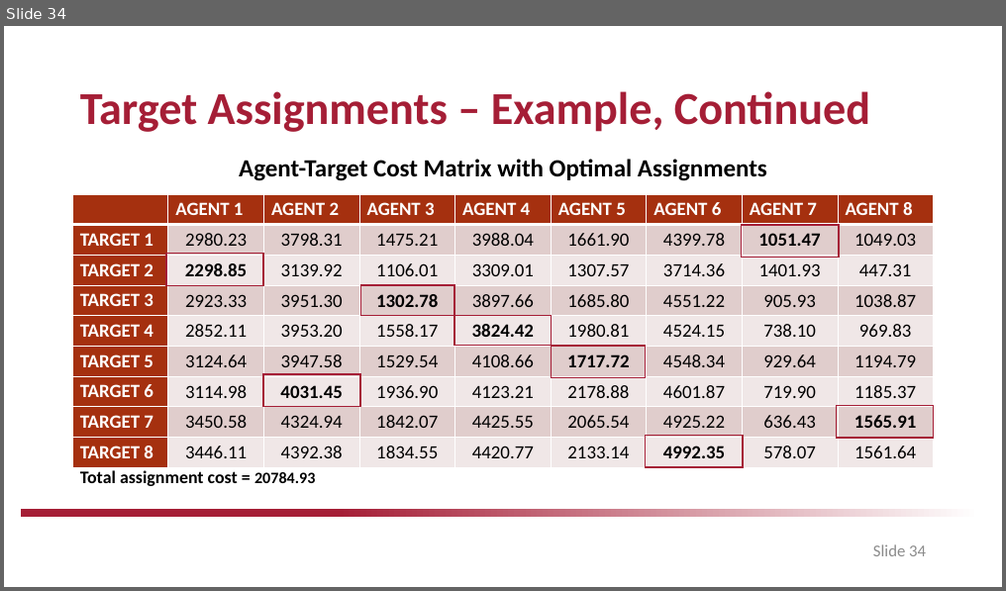
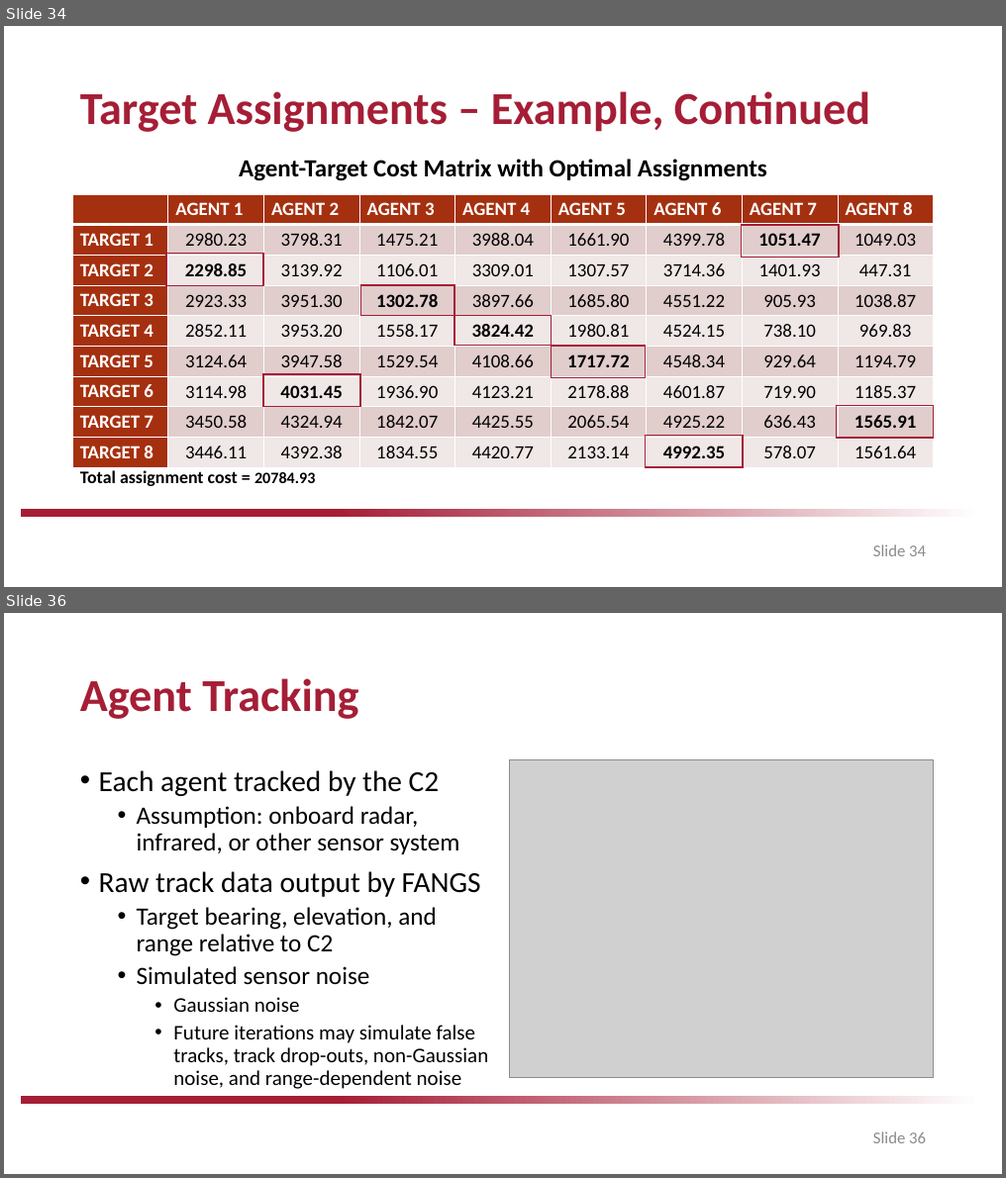
Before and after one commit to drjdlarson/angst, a slide deck: saved_simulations/CE/Springer_Culminating_Experience_Project.pptx. Shown one above the other, each under a label of ours: slide 34 before the commit, slides 34 and 36 after it; the slides between them are not shown. The pictures are 1006x591 and 1006x1178 pixels, drawn with LibreOffice and Linux fonts; fonts in the diff are those of the drawing; grey boxes stand for pictures; background and template pictures are left out. Boxes give left, top, right and bottom in pixels: in the first picture for what was removed or moved away, otherwise in the second. Text is boxed around its words. In the diff, an @@ line names an element or a change of style, - is before the commit and + after.

```diff
--- a/saved_simulations/CE/Springer_Culminating_Experience_Project.pptx
+++ b/saved_simulations/CE/Springer_Culminating_Experience_Project.pptx
@@ slide 36 added at bbox=[4, 613, 1002, 1174], background #FFFFFF; not listed: 1 template element that a slide beside it also shows @@
@@ title added at bbox=[80, 678, 358, 719], 44 pt, text #A51E36, bold @@
+Agent Tracking
@@ picture added at bbox=[509, 760, 934, 1078] @@
@@ text added at bbox=[99, 770, 488, 1089], 24 pt, text #000000 @@
+• Each agent tracked by the C2
+  • Assumption: onboard radar, infrared, or other sensor system
+• Raw track data output by FANGS
+  • Target bearing, elevation, and range relative to C2
+  • Simulated sensor noise
+    • Gaussian noise
+    • Future iterations may simulate false tracks, track drop-outs, non-Gaussian noise, and range-dependent noise
@@ page number added at bbox=[873, 1132, 926, 1144], 16 pt, text #8C8C8C @@
+Slide 36
```
Also in this commit, not shown: 1 other slide added, 1 slide removed, 1 other file.
